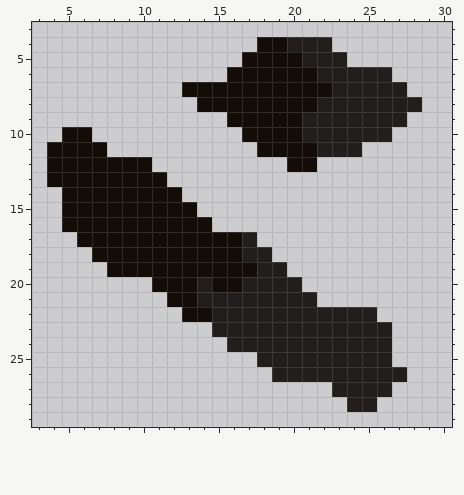
File history of a pixel-art sprite, sprites/blocks/environment/Ore-Jet3.png. The picture above is the old version.
The file is 32x32 pixels. Shown: x 3..30, y 3..29.
After:
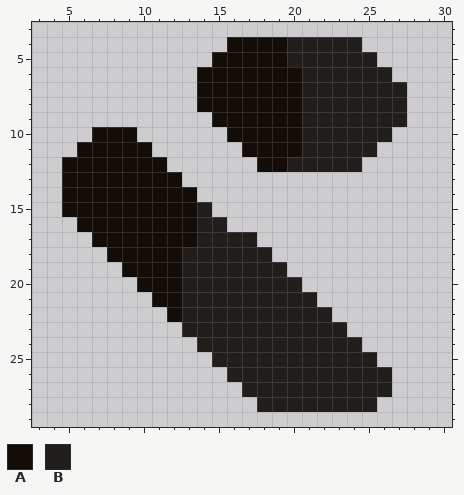
Palette (. is transparent): A #130c07  B #221e1b
The edit:
@@ x 3..30 @@
  3 ............................
- 4 ...............AABBB........
- 5 ..............AAAABBB.......
- 6 .............AAAAAABBBBB....
- 7 ..........AAAAAAAAAABBBBB...
- 8 ...........AAAAAAAABBBBBBB..
- 9 .............AAAAABBBBBBB...
-10 ..AA..........AAAABBBBBB....
-11 .AAAA..........AAAABBB......
-12 .AAAAAAA.........AA.........
-13 .AAAAAAAA...................
-14 ..AAAAAAAA..................
-15 ..AAAAAAAAA.................
-16 ..AAAAAAAAAA................
-17 ...AAAAAAAAAAAB.............
-18 ....AAAAAAAAAABB............
-19 .....AAAAAAAAAABB...........
-20 ........AAABAABBBB..........
-21 .........AABBBBBBBB.........
-22 ..........AABBBBBBBBBBB.....
-23 ............BBBBBBBBBBBB....
-24 .............BBBBBBBBBBB....
-25 ...............BBBBBBBBB....
-26 ................BBBBBBBBB...
-27 ....................BBBB....
-28 .....................BB.....
+ 4 .............AAAABBBBB......
+ 5 ............AAAAABBBBBB.....
+ 6 ...........AAAAAAABBBBBB....
+ 7 ...........AAAAAAABBBBBBB...
+ 8 ...........AAAAAAABBBBBBB...
+ 9 ............AAAAAABBBBBBB...
+10 ....AAA......AAAAABBBBBB....
+11 ...AAAAA......AAAABBBBB.....
+12 ..AAAAAAA......AABBBBB......
+13 ..AAAAAAAA..................
+14 ..AAAAAAAAA.................
+15 ..AAAAAAAAAB................
+16 ...AAAAAAAABB...............
+17 ....AAAAAAABBBB.............
+18 .....AAAAABBBBBB............
+19 ......AAAABBBBBBB...........
+20 .......AAABBBBBBBB..........
+21 ........AABBBBBBBBB.........
+22 .........ABBBBBBBBBB........
+23 ..........BBBBBBBBBBB.......
+24 ...........BBBBBBBBBBB......
+25 ............BBBBBBBBBBB.....
+26 .............BBBBBBBBBBB....
+27 ..............BBBBBBBBBB....
+28 ...............BBBBBBBB.....
 29 ............................
Changed places in both pictures, as pixel boxes (x1, y1, x2, y2):
changed: (47, 37, 422, 412)
